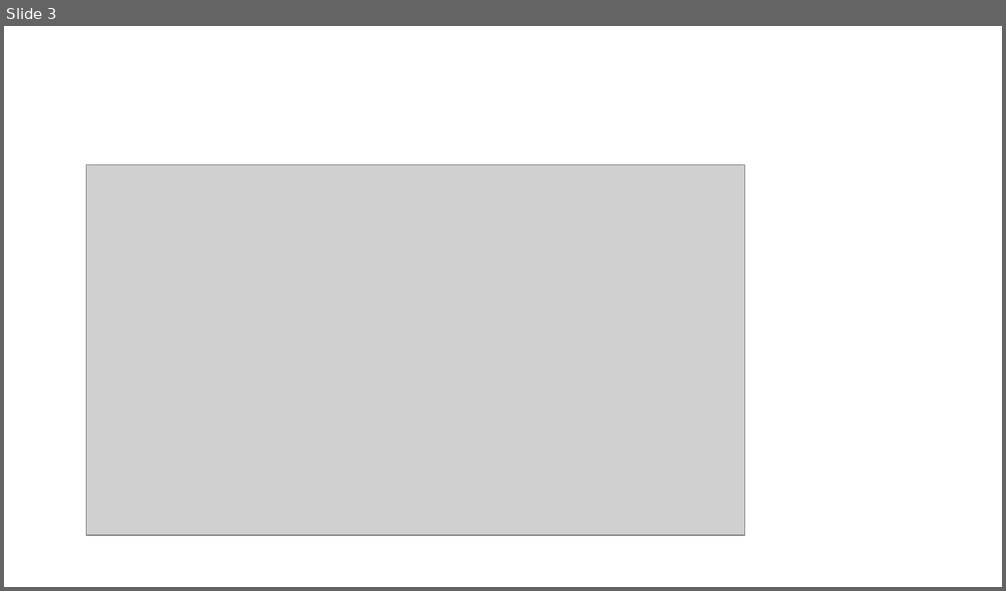
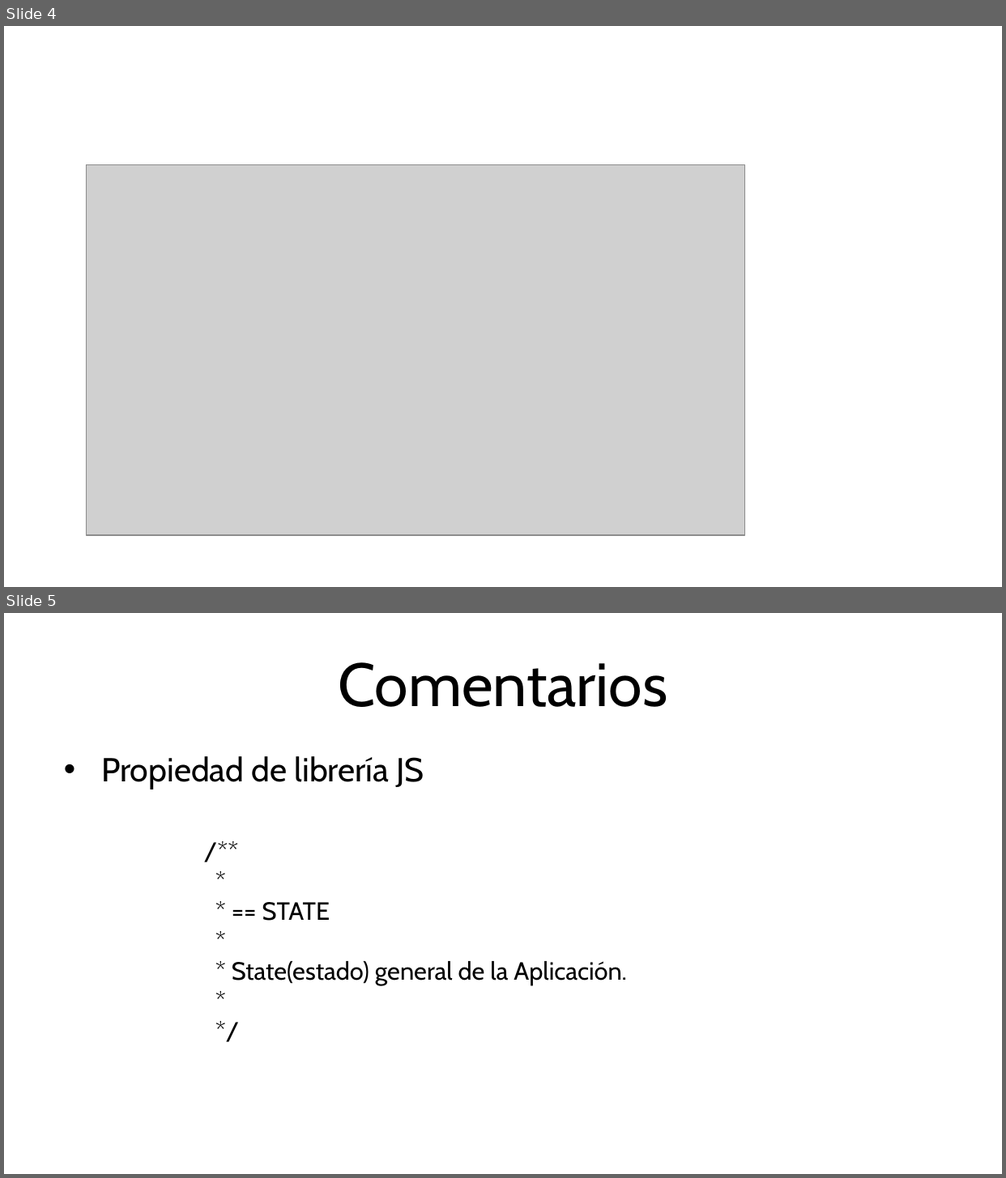
Before and after one commit to hansfelix/DMAIC, a slide deck: docs/ppts/app DMAIC.pptx. Shown one above the other, each under a label of ours: slide 3 before the commit, slides 4 and 5 after it. The pictures are 1006x591 and 1006x1178 pixels, drawn with LibreOffice and Linux fonts; fonts in the diff are those of the drawing; grey boxes stand for pictures. Boxes give left, top, right and bottom in pixels: in the first picture for what was removed or moved away, otherwise in the second. Text is boxed around its words. In the diff, an @@ line names an element or a change of style, - is before the commit and + after.

```diff
--- a/docs/ppts/app DMAIC.pptx
+++ b/docs/ppts/app DMAIC.pptx
@@ slide 5 added at bbox=[4, 613, 1002, 1174], background #FFFFFF @@
@@ title added at bbox=[338, 662, 667, 707], 44 pt, text #000000 @@
+Comentarios
@@ text added at bbox=[101, 756, 424, 790], 24 pt, text #000000 @@
+• Propiedad de librería JS
@@ text added at bbox=[232, 902, 627, 986], 18 pt, text #000000 @@
+/**
+*
+* == STATE
+*
+* State(estado) general de la Aplicación.
+*
+*/
@@ what was slide 3 is now slide 4 @@
```
Also in this commit, not shown: 1 slide changed, 2 other slides added, 14 other files.
